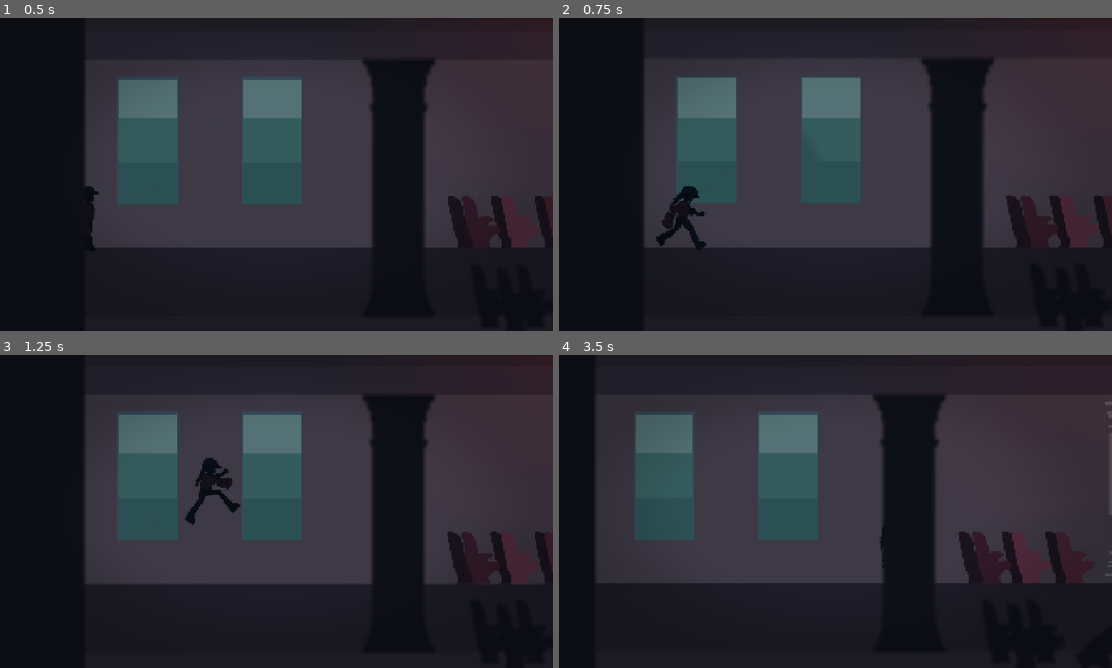
Above: before the commit, frames 1-4 (two rows, left to right).
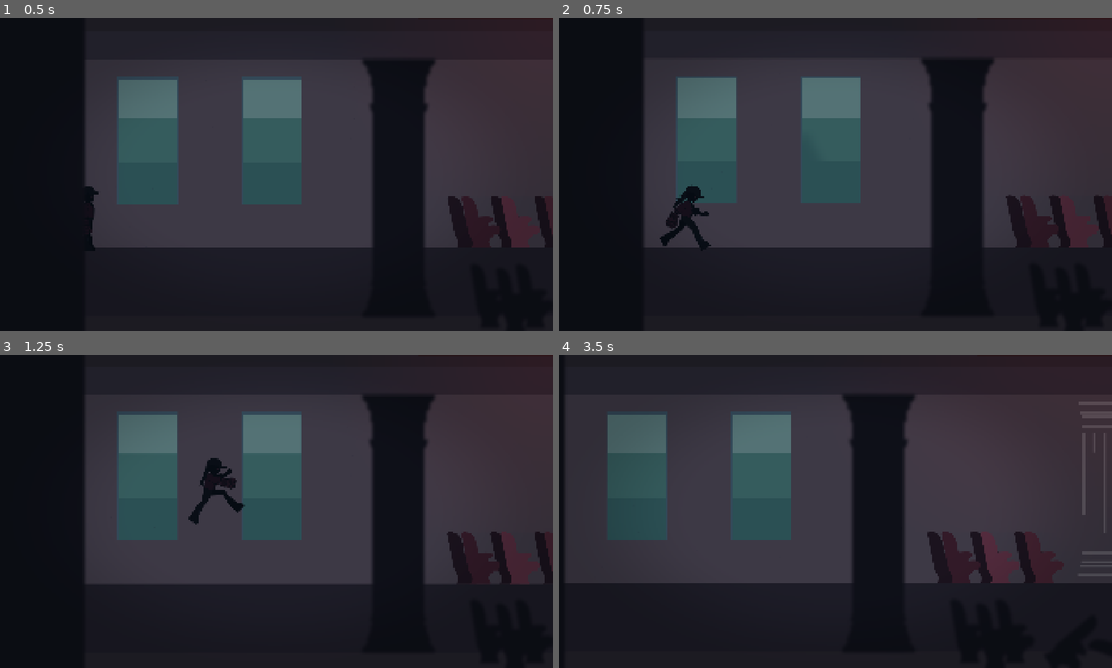
Above: after the commit, the same moments.

Repository: diegocolino/Tren-Test01
Game: Godot game, scene res://scenes/Vagon1.tscn
Same seed, same stepped clock (60 frames per second), same inputs: the game is played once before the commit and once after it. Sound files missing from this copy of the repository are replaced by a short silence.
Inputs (mouse positions are in pixels of both pictures, inside the frame that each line leads up to):
- Up to frame 1 (0.5 s): no input
- Up to frame 2 (0.75 s): tap Enter (ui_accept) at 0.5 s; move the mouse to (957, 158) at 0.52 s; hold D (move_right) from 0.53 s (still down); hold Ctrl (dive) from 0.53 s (still down); click (957, 158) at 0.67 s
- Up to frame 3 (1.25 s): keep holding D (move_right); keep holding Ctrl (dive); tap Space (jump) at 0.77, 1.07 s; tap Shift (run) at 0.8 s
- Up to frame 4 (3.5 s): release D (move_right) at 1.25 s; release Ctrl (dive) at 1.25 s; drag from (724, 527) to (807, 574) at 1.27 s; move the mouse to (890, 442) at 2.02 s; hold D (move_right) 2.03-2.75 s; hold Space (jump) 2.03-2.75 s; tap Ctrl (dive) at 2.3 s; drag from (807, 574) to (929, 552) at 2.77 s

Frame 1 is identical in both runs. In frame 2, 0.4% of the frame differs, in the area x 17-28%, y 53-74%; in frame 3, 0.4%; in frame 4, 18%, in the area x 1-100%, y 12-73%.

Commit message:
refactor(kive): extract dive states (SUB-COMMIT 2)
- Extract DiveGround, DiveAir, DiveLanding states
- Apply lessons from SUB-COMMIT 1: guard is_on_floor with velocity.y >= 0
- Maintain is_diving flag in kive.gd for legacy compatibility
- Only Run can initiate ground dive (replicates original logic)
- Jump states (JumpFall, JumpRise, AirJump) transition to DiveAir
- AllInOne shim still active for combat, crouch, hide

Co-Authored-By: Claude Opus 4.6 (1M context) <noreply@anthropic.com>

Diff:
--- a/player/states/movement/air_jump.gd
+++ b/player/states/movement/air_jump.gd
@@ -23,7 +23,7 @@
 	kive.apply_horizontal_input(true)
 
 	if Input.is_action_just_pressed("dive"):
-		return &"AllInOne"
+		return &"DiveAir"
 
 	if kive.is_on_floor() and kive.velocity.y >= 0:
 		return &"JumpLanding"
--- /dev/null
+++ b/player/states/movement/dive_air.gd
@@ -0,0 +1,47 @@
+class_name DiveAir extends State
+
+var kive: Kive
+var stats: KiveStats
+var dive_direction: float = 0.0
+
+
+func enter(_prev: StringName, _msg: Dictionary = {}) -> void:
+	kive = owner_node as Kive
+	stats = kive.stats
+
+	kive.is_diving = true
+	kive.jump_state = "none"
+
+	dive_direction = -1.0 if kive.sprite.flip_h else 1.0
+	if abs(kive.velocity.x) > 10:
+		dive_direction = sign(kive.velocity.x)
+
+	kive.velocity.x = stats.dive_speed * dive_direction * 0.8
+	kive.velocity.y = minf(kive.velocity.y, -400.0)
+	kive._update_collision_shape()
+	kive.sprite.play("dive_slide")
+
+
+func exit() -> void:
+	pass
+
+
+func physics_update(delta: float) -> StringName:
+	# Air jump cancel
+	if Input.is_action_just_pressed("jump") and kive._air_jumps_left > 0:
+		return &"AirJump"
+
+	kive.velocity.y += stats.gravity * delta
+
+	# Aterrizaje
+	if kive.is_on_floor() and kive.velocity.y >= 0:
+		if Input.is_action_pressed("dive"):
+			# Mantener dive → transicionar a DiveGround (sigue deslizando)
+			sm.transition_to(&"DiveGround", {})
+			return &""
+		else:
+			return &"DiveLanding"
+
+	kive.move_and_slide()
+	kive.update_sprite_direction()
+	return &""
--- /dev/null
+++ b/player/states/movement/dive_ground.gd
@@ -0,0 +1,62 @@
+class_name DiveGround extends State
+
+var kive: Kive
+var stats: KiveStats
+var dive_timer: float = 0.0
+var dive_direction: float = 0.0
+
+
+func enter(_prev: StringName, _msg: Dictionary = {}) -> void:
+	kive = owner_node as Kive
+	stats = kive.stats
+	dive_timer = 0.0
+
+	kive.is_diving = true
+	kive.jump_state = "none"
+
+	dive_direction = sign(kive.velocity.x) if kive.velocity.x != 0 else (-1.0 if kive.sprite.flip_h else 1.0)
+
+	# Si venimos de DiveAir aterrizando, mantener slide sin resetear velocity
+	if _prev == &"DiveAir":
+		kive.velocity.x = stats.dive_speed * dive_direction
+		kive.sprite.play("dive_slide")
+	else:
+		kive.velocity.x = stats.dive_speed * dive_direction
+		kive._update_collision_shape()
+		kive.sprite.play("dive_start")
+
+
+func exit() -> void:
+	pass
+
+
+func physics_update(delta: float) -> StringName:
+	# Jump cancel
+	if Input.is_action_just_pressed("jump") and kive.is_on_floor():
+		kive.is_diving = false
+		kive._update_collision_shape()
+		kive._air_jumps_left = stats.max_air_jumps
+		kive.velocity.y = stats.jump_velocity_min
+		return &"JumpRise"
+
+	if not kive.is_on_floor():
+		kive.velocity.y += stats.gravity * delta
+	else:
+		kive.velocity.y = 0
+
+	dive_timer += delta
+
+	# Friction solo durante slide en suelo
+	if kive.sprite.animation == "dive_slide" and kive.is_on_floor():
+		kive.velocity.x = move_toward(kive.velocity.x, 0, stats.dive_friction * delta)
+		if not Input.is_action_pressed("dive") or dive_timer >= stats.dive_max_duration or abs(kive.velocity.x) < 10:
+			return &"DiveLanding"
+
+	kive.move_and_slide()
+	kive.update_sprite_direction()
+	return &""
+
+
+func on_animation_finished(anim_name: String) -> void:
+	if anim_name == "dive_start":
+		kive.sprite.play("dive_slide")
--- /dev/null
+++ b/player/states/movement/dive_landing.gd
@@ -0,0 +1,46 @@
+class_name DiveLanding extends State
+
+var kive: Kive
+var stats: KiveStats
+var timer: float = 0.0
+
+const LANDING_TIMEOUT: float = 0.4
+
+
+func enter(_prev: StringName, _msg: Dictionary = {}) -> void:
+	kive = owner_node as Kive
+	stats = kive.stats
+	timer = 0.0
+
+	kive.is_diving = false
+	kive._update_collision_shape()
+	kive.sprite.play("dive_end")
+
+
+func physics_update(delta: float) -> StringName:
+	timer += delta
+
+	kive.velocity.y += stats.gravity * delta
+	kive.apply_horizontal_input(false)
+	kive.move_and_slide()
+	kive.update_sprite_direction()
+
+	# Fallback de seguridad
+	if timer >= LANDING_TIMEOUT:
+		return _decide_next_state()
+
+	return &""
+
+
+func on_animation_finished(anim_name: String) -> void:
+	if anim_name == "dive_end":
+		sm.transition_to(_decide_next_state())
+
+
+func _decide_next_state() -> StringName:
+	kive.jump_state = "none"
+	var dir_input: float = Input.get_axis("move_left", "move_right")
+	if dir_input != 0:
+		return &"Walk" if Input.is_action_pressed("run") else &"Run"
+	else:
+		return &"Idle"
--- a/player/states/movement/idle.gd
+++ b/player/states/movement/idle.gd
@@ -17,8 +17,6 @@
 
 	if Input.is_action_just_pressed("jump") and kive.is_on_floor():
 		return &"JumpAnticipation"
-	if Input.is_action_just_pressed("dive"):
-		return &"AllInOne"
 	if Input.is_action_just_pressed("attack_punch") or Input.is_action_just_pressed("attack_kick"):
 		return &"AllInOne"
 	if Input.is_action_just_pressed("crouch"):
--- a/player/states/movement/jump_fall.gd
+++ b/player/states/movement/jump_fall.gd
@@ -24,7 +24,7 @@
 	if Input.is_action_just_pressed("jump") and kive._air_jumps_left > 0:
 		return &"AirJump"
 	if Input.is_action_just_pressed("dive"):
-		return &"AllInOne"
+		return &"DiveAir"
 
 	if kive.is_on_floor() and kive.velocity.y >= 0:
 		return &"JumpLanding"
--- a/player/states/movement/jump_rise.gd
+++ b/player/states/movement/jump_rise.gd
@@ -22,7 +22,7 @@
 	if Input.is_action_just_pressed("jump") and kive._air_jumps_left > 0:
 		return &"AirJump"
 	if Input.is_action_just_pressed("dive"):
-		return &"AllInOne"
+		return &"DiveAir"
 	if Input.is_action_just_pressed("attack_punch") or Input.is_action_just_pressed("attack_kick"):
 		return &"AllInOne"
 
--- a/player/states/movement/run.gd
+++ b/player/states/movement/run.gd
@@ -19,8 +19,8 @@
 		kive._air_jumps_left = stats.max_air_jumps
 		kive.velocity.y = stats.jump_velocity_min
 		return &"JumpRise"
-	if Input.is_action_just_pressed("dive") and kive.is_on_floor():
-		return &"AllInOne"
+	if Input.is_action_just_pressed("dive") and kive.is_on_floor() and abs(kive.velocity.x) > 10:
+		return &"DiveGround"
 	if Input.is_action_just_pressed("attack_punch") or Input.is_action_just_pressed("attack_kick"):
 		return &"AllInOne"
 	if Input.is_action_just_pressed("crouch"):
--- a/player/states/movement/walk.gd
+++ b/player/states/movement/walk.gd
@@ -21,8 +21,6 @@
 			return &"JumpRise"
 		else:
 			return &"JumpAnticipation"
-	if Input.is_action_just_pressed("dive"):
-		return &"AllInOne"
 	if Input.is_action_just_pressed("attack_punch") or Input.is_action_just_pressed("attack_kick"):
 		return &"AllInOne"
 	if Input.is_action_just_pressed("crouch"):
--- a/scenes/Kive.tscn
+++ b/scenes/Kive.tscn
@@ -16,6 +16,9 @@
 [ext_resource type="Script" uid="uid://cg0r4y5lphvhp" path="res://player/states/movement/jump_fall.gd" id="14_1bvtb"]
 [ext_resource type="Script" uid="uid://bsdisrp3hlvu3" path="res://player/states/movement/jump_landing.gd" id="15_5d8o0"]
 [ext_resource type="Script" uid="uid://dio6f7yrugiej" path="res://player/states/movement/air_jump.gd" id="16_bwjel"]
+[ext_resource type="Script" uid="uid://cxt0ys0kxeadj" path="res://player/states/movement/dive_ground.gd" id="17_1bvtb"]
+[ext_resource type="Script" uid="uid://baai0v1654n10" path="res://player/states/movement/dive_air.gd" id="18_5d8o0"]
+[ext_resource type="Script" uid="uid://873t14civc1e" path="res://player/states/movement/dive_landing.gd" id="19_bwjel"]
 
 [sub_resource type="RectangleShape2D" id="body_shape"]
 size = Vector2(80, 200)
@@ -52,7 +55,7 @@
 [node name="AnimatedSprite2D" type="AnimatedSprite2D" parent="." unique_id=1728125998]
 light_mask = 2
 sprite_frames = ExtResource("2_frames")
-animation = &"idle"
+animation = &"jump_air"
 autoplay = "idle"
 
 [node name="CollisionShape2D" type="CollisionShape2D" parent="." unique_id=216717657]
@@ -136,3 +139,12 @@
 
 [node name="AirJump" type="Node" parent="StateMachine" unique_id=547054688]
 script = ExtResource("16_bwjel")
+
+[node name="DiveGround" type="Node" parent="StateMachine" unique_id=2059065976]
+script = ExtResource("17_1bvtb")
+
+[node name="DiveAir" type="Node" parent="StateMachine" unique_id=493775923]
+script = ExtResource("18_5d8o0")
+
+[node name="DiveLanding" type="Node" parent="StateMachine" unique_id=1152917285]
+script = ExtResource("19_bwjel")
--- a/scripts/kive.gd
+++ b/scripts/kive.gd
@@ -109,14 +109,6 @@
 	# Forward a la state machine
 	if state_machine and state_machine.current_state:
 		state_machine.current_state.on_animation_finished(sprite.animation)
-
-	# Legacy handlers (dive — todavia en AllInOne)
-	match sprite.animation:
-		"dive_start":
-			sprite.play("dive_slide")
-		"dive_end":
-			is_diving = false
-			_update_collision_shape()
 
 
 
